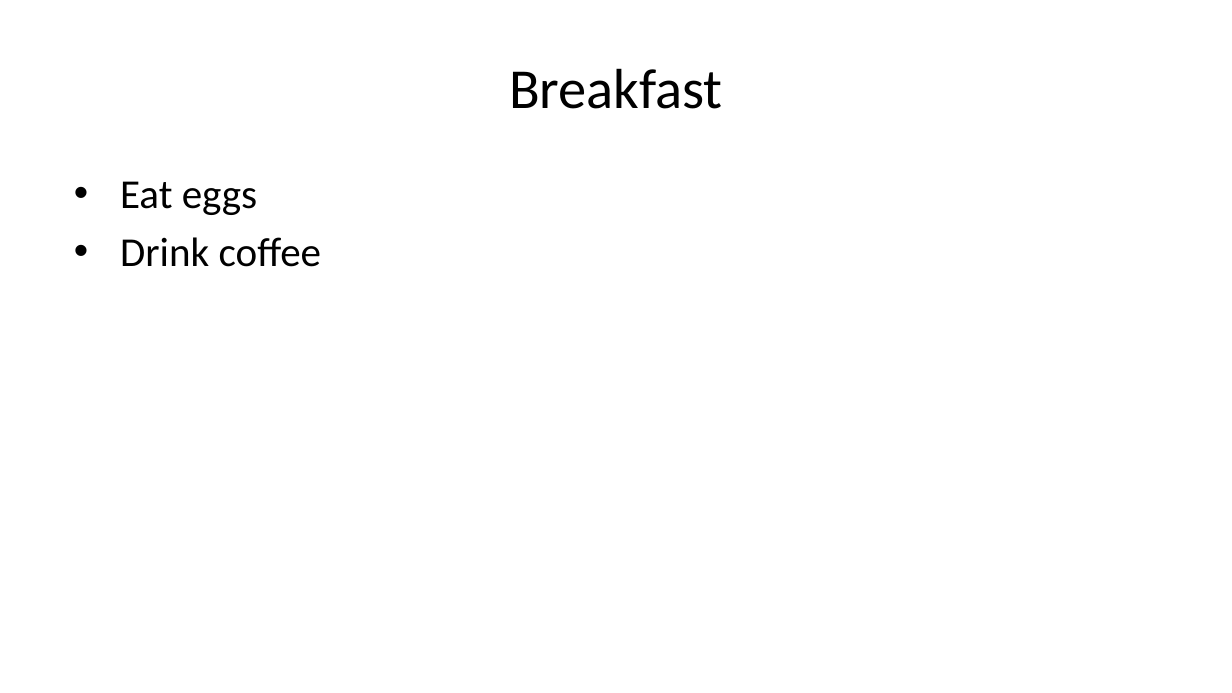
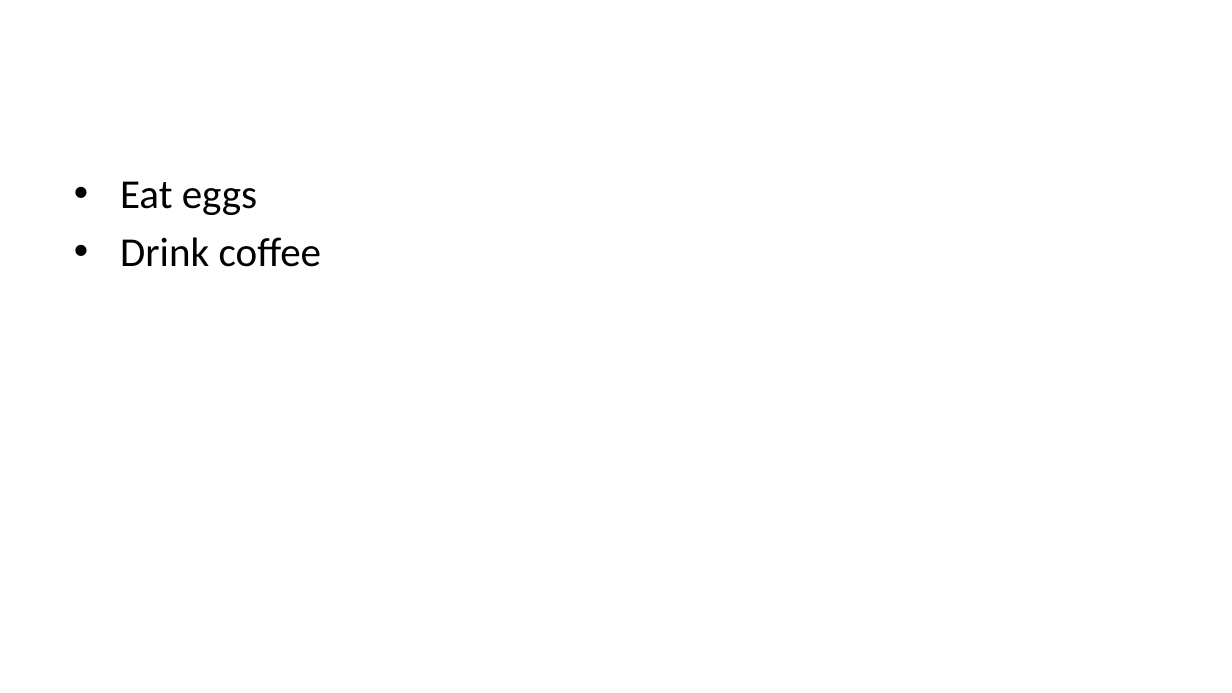
Before and after one commit to stx-chris/bids-project, a slide deck: slide 7 of presentation.pptx (slide 4 before the commit). Drawn at 1232x693 pixels with LibreOffice and Linux fonts; fonts in the diff are those of the drawing. Boxes give left, top, right and bottom in pixels: in the first picture for what was removed or moved away, otherwise in the second. Text is boxed around its words. In the diff, an @@ line names an element or a change of style, - is before the commit and + after.

Commit message:
added pptx

```diff
--- a/presentation.pptx
+++ b/presentation.pptx
@@ title removed at [509, 68, 723, 109] @@
-Breakfast
```
Also in this commit, not shown: 1 other slide changed, 4 slides added, 1 slide removed, 2 other files.
